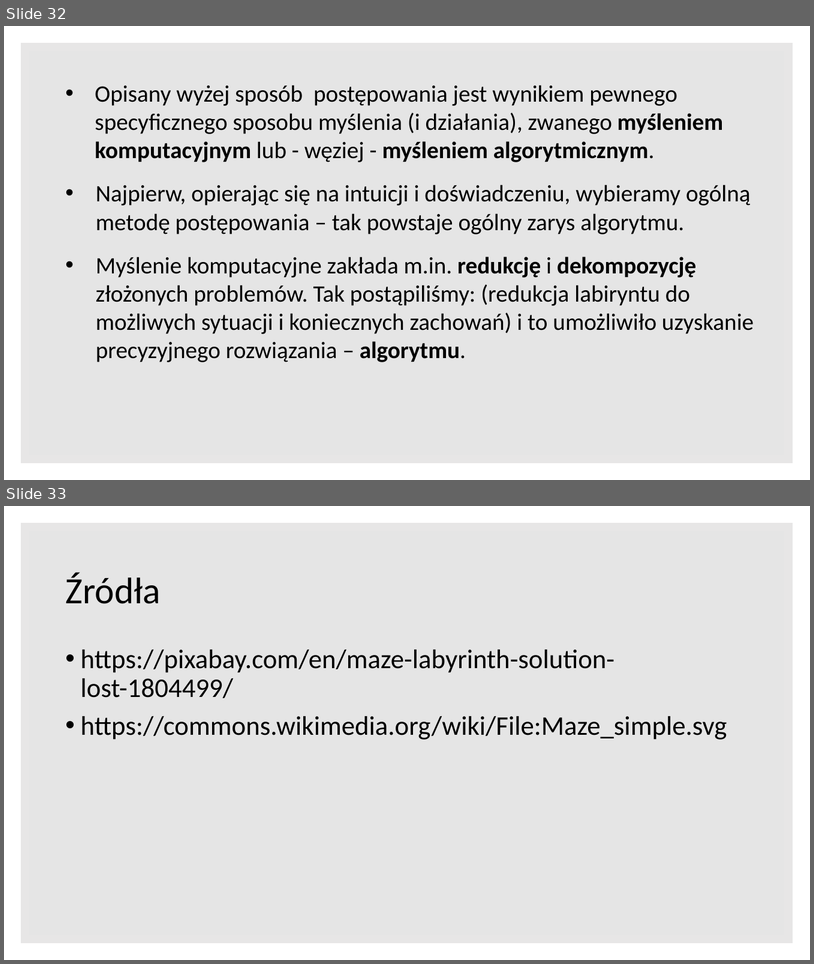
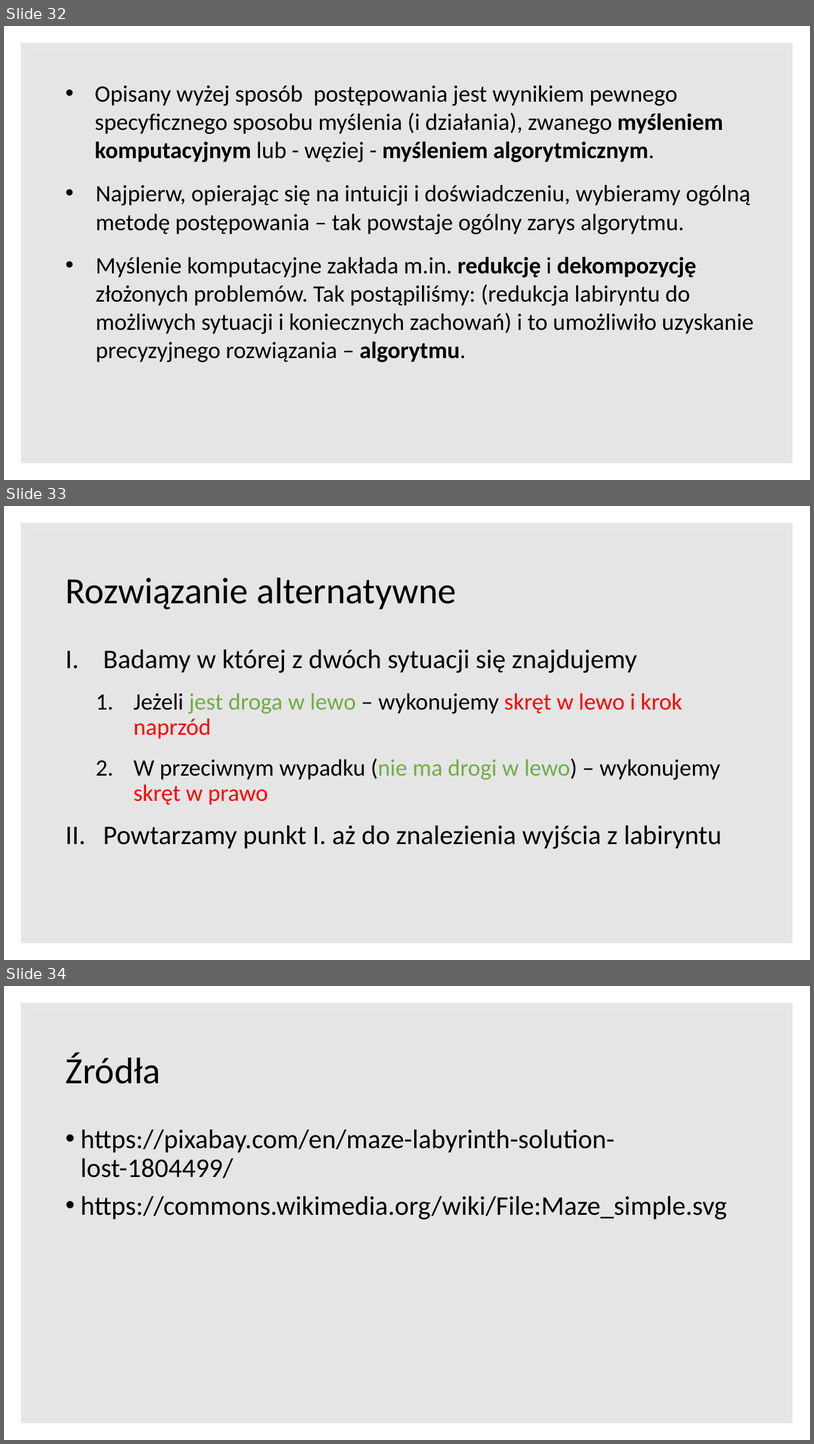
Before and after one commit to blackbat13/CS-HTiEW, a slide deck: Wprowadzenie do algorytmów/III. Wprowadzenie do algorytmów/Metoda lewej ręki.odp. Shown one above the other, each under a label of ours: slides 32 and 33 before the commit, slides 32, 33 and 34 after it. The pictures are 814x964 and 814x1444 pixels, drawn with LibreOffice and Linux fonts; fonts in the diff are those of the drawing. Boxes give left, top, right and bottom in pixels: in the first picture for what was removed or moved away, otherwise in the second. Text is boxed around its words. In the diff, an @@ line names an element or a change of style, - is before the commit and + after.

Commit message:
Dodano alternatywne rozwiązanie

```diff
--- a/Wprowadzenie do algorytmów/III. Wprowadzenie do algorytmów/Metoda lewej ręki.odp
+++ b/Wprowadzenie do algorytmów/III. Wprowadzenie do algorytmów/Metoda lewej ręki.odp
@@ slide 33 added at (4,506,810,960), background #FFFFFF @@
@@ freeform shape added at (25,527,789,939), fill #000000 at 10% opacity, outline #E7E6E6 10.01 pt @@
@@ title added at (65,577,457,609), 44 pt, text #000000 @@
+Rozwiązanie alternatywne
@@ text added at (103,649,722,849), 28 pt, text #000000 @@
+I. Badamy w której z dwóch sytuacji się znajdujemy
+  1. Jeżeli jest droga w lewo – wykonujemy skręt w lewo i krok naprzód
+  2. W przeciwnym wypadku (nie ma drogi w lewo) – wykonujemy skręt w prawo
+II. Powtarzamy punkt I. aż do znalezienia wyjścia z labiryntu
@@ what was slide 33 is now slide 34 @@
```
Also in this commit, not shown: 1 other file.
